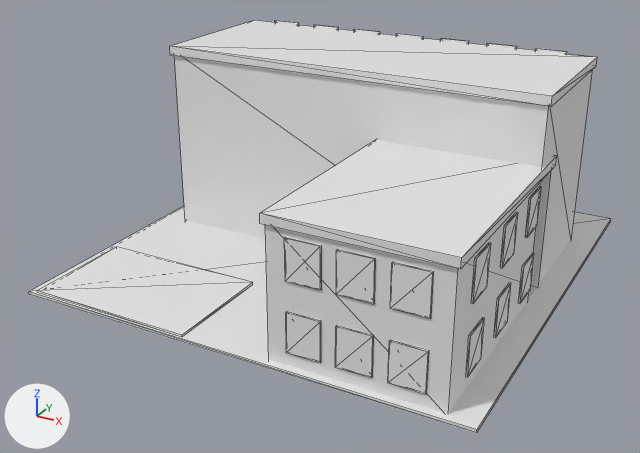
Renders of the glTF model assets/models/school_low.glb from each side of a commit.
Rendered twice from a 50 mm camera at (6.73, -13.21, 7.06) aimed at (-0.19, -0.62, 0.76). Arrows for +X, +Y and +Z are at lower left; the lights stay in place. The first picture is the older version. Mesh edges are drawn as thin lines. Where no turn or scale is listed for an object, it has been applied to the vertices. Vertices at exactly the same position are counted once.

The first picture shows 'School'.
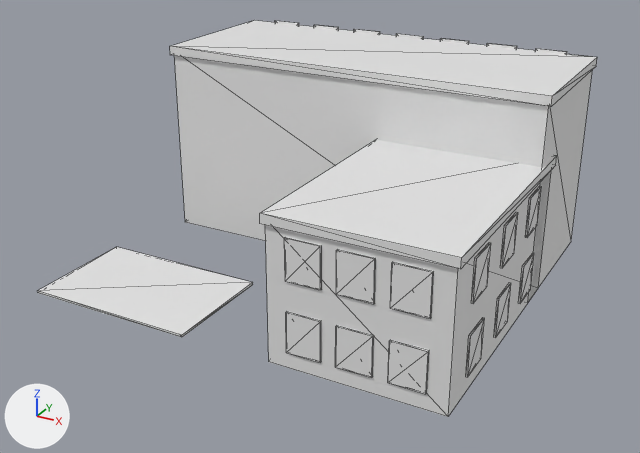
Scene script edits in JSON lines:
```json
{"block": "me_school", "where": "# used by ob_school; location = (0.0, 0.0, 0.0)"}
{"op": "remove", "block": "me_school", "code": "me_school.from_pydata(...)  # 336 vertices, 504 faces; spans x -3.95..3.95, y -3.95..3.95, z 0.0..3.58"}
{"op": "add", "block": "me_school", "code": "me_school.from_pydata(...)  # 328 vertices, 492 faces; spans x -3.9..3.55, y -3.9..3.4, z 0.0..3.58"}
{"block": "me_school", "change": "me_school part 1: the loose piece of 8 vertices spanning x -3.95..3.95, y -3.95..3.95, z 0.0..0.05 is deleted"}
```

What differs and where, as boxes (x1, y1, x2, y2) in the pictures (640 x 453 px):
```json
{"object": "School", "change": "reshaped", "before": [29, 20, 611, 433], "after": [38, 20, 597, 417]}
{"part": 1, "of": "me_school", "change": "deleted", "before": [29, 206, 611, 433]}
```
